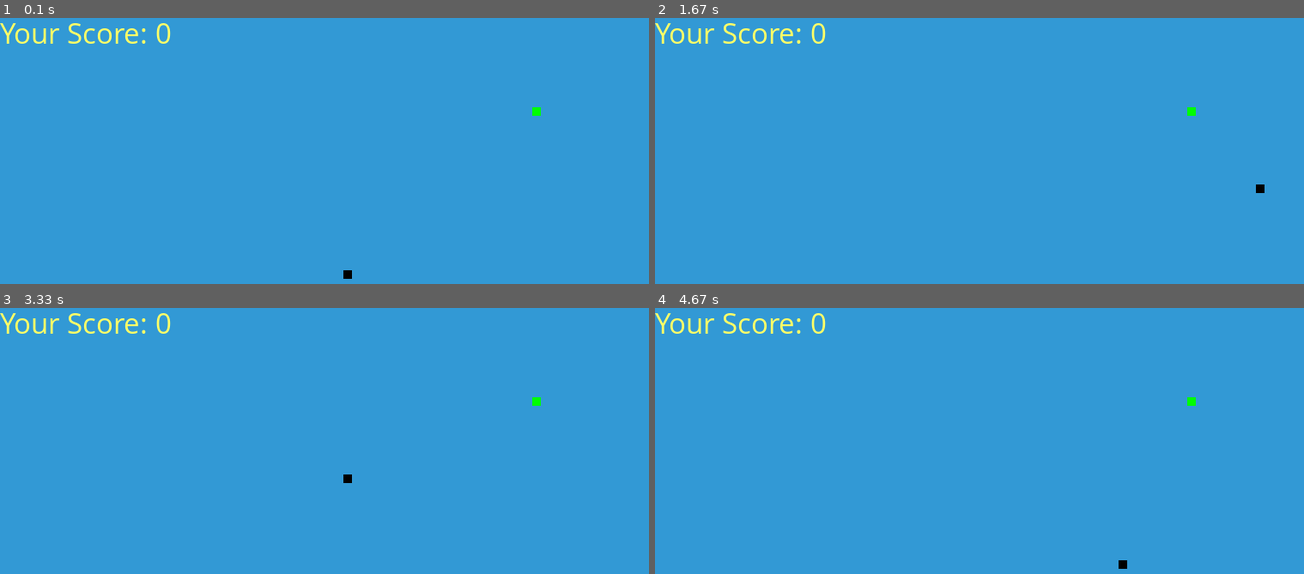
Above: before the commit, frames 1-4 (two rows, left to right).
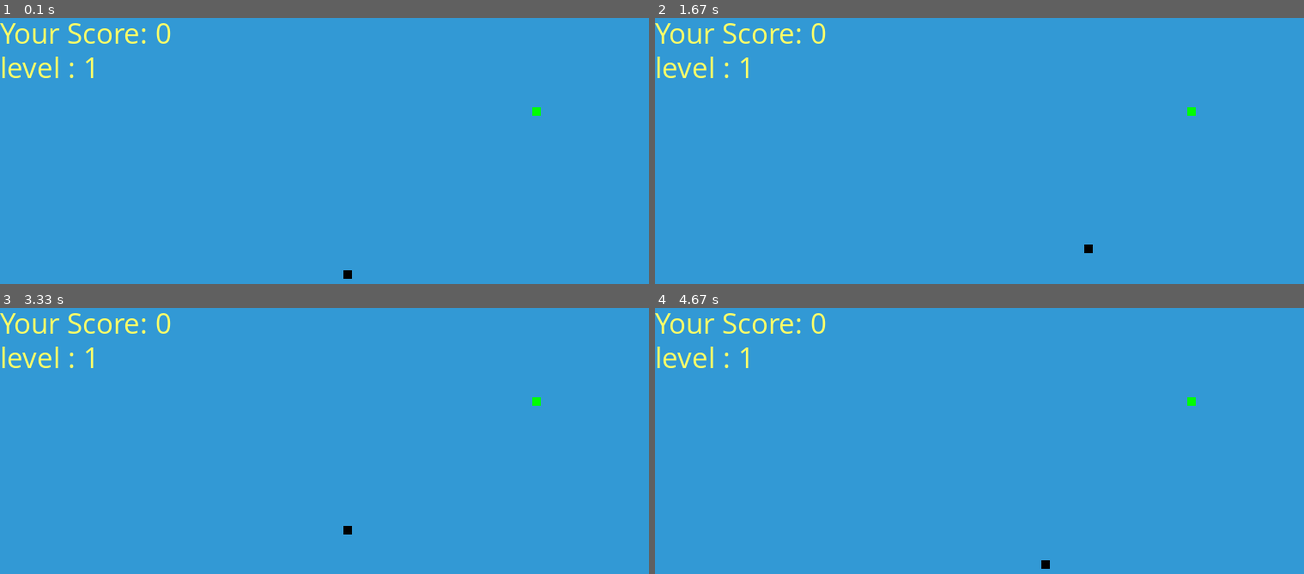
Above: after the commit, the same moments.

Repository: OmkarModi/snake-game-using-pygame
Game: pygame game, started from snake game.py
Same seed, same stepped clock (60 frames per second), same inputs: the game is played once before the commit and once after it.
Inputs:
- Up to frame 1 (0.1 s): no input
- Up to frame 2 (1.67 s): hold Right 0.33-0.8 s; hold Up 0.83-1.13 s; hold Right 1.17-1.63 s
- Up to frame 3 (3.33 s): hold Left 1.67-2.2 s; hold Down 2.23-2.53 s; hold Left 2.57-2.97 s; hold Up from 3 s (still down)
- Up to frame 4 (4.67 s): release Up at 3.37 s; hold Right 3.4-4.03 s; hold Down 4.07-4.43 s; hold Left from 4.47 s (still down)

The runs differ from the first frame. In frame 1, 0.3% of the frame differs, in the area x 0-15%, y 14-23%; in frame 2, 0.4%, in the area x 0-94%, y 14-89%; in frame 3, 0.4%; in frame 4, 0.4%.

Commit message:
added level speed increased after every 10 plus score

Diff:
--- a/snake game.py
+++ b/snake game.py
@@ -20,13 +20,15 @@
 score_font = pg.font.SysFont("comicsansms", 35)
 
 snake_block = 10
-snake_speed = 30
+
 
 clock = pg.time.Clock()
 
-def Your_score(score):
+def Your_score(score,level):
     value = score_font.render("Your Score: " + str(score), True, yellow)
     dis.blit(value, [0, 0])
+    value_l = score_font.render("level : " + str(level), True, yellow)
+    dis.blit(value_l, [0, dis_height/15])
 
 def our_snake(snake_block, snake_list):
     for x in snake_list:
@@ -34,7 +36,7 @@
 
 def message(msg,color):
     mesg = font_style.render(msg, True, color)
-    dis.blit(mesg, [dis_width/8, dis_height/3])
+    dis.blit(mesg, [dis_width/3, dis_height/3])
 
 def gameLoop():  # creating a function
     game_over = False
@@ -48,6 +50,8 @@
 
     snake_List = []
     Length_of_snake = 1
+    snake_speed = 10
+    level = 1
 
     foodx = round(random.randrange(0, dis_width - snake_block) / 10.0) * 10.0
     foody = round(random.randrange(0, dis_width - snake_block) / 10.0) * 10.0
@@ -58,7 +62,7 @@
         while game_close == True:
                 dis.fill((255,255,255))
                 message("You Lost!  Press Q-Quit or C-Play Again", (255,0,0))
-                Your_score(Length_of_snake - 1)
+                Your_score(Length_of_snake - 1,level)
                 pg.display.update()
 
                 for event in pg.event.get():
@@ -108,7 +112,7 @@
                 game_close = True
 
         our_snake(snake_block, snake_List)
-        Your_score(Length_of_snake - 1)
+        Your_score(Length_of_snake - 1,level)
 
         pg.display.update()
 
@@ -116,6 +120,11 @@
             foodx = round(random.randrange(0, dis_width - snake_block) / 10.0) * 10.0
             foody = round(random.randrange(0, dis_height - snake_block) / 10.0) * 10.0
             Length_of_snake += 1
+            if ((Length_of_snake-1)%10==0):
+                snake_speed += 10
+                level=(Length_of_snake-1)/10 + 1
+
+
 
         clock.tick(snake_speed)
 
